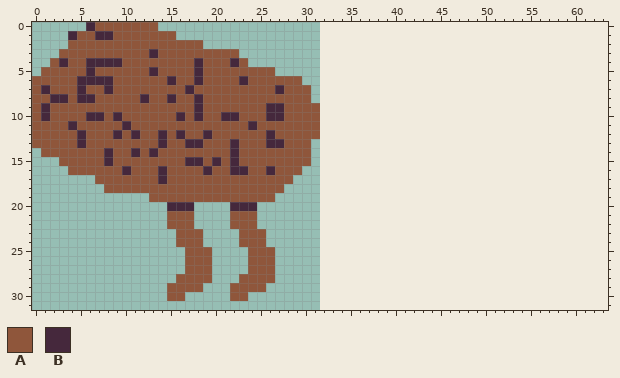
Edited in one commit: pixel-art file (Assets/Vivian Sprites/tater leap left-Sheet.aseprite). The picture above is the old version.
32x32 pixels, 1 frame. The old version is drawn lined up with the new one, on the new canvas.
Palette (. is transparent): A #8f563b  B #45283c
Pixels before, first column x 0:
 0 ......BAAAAAAA..................
 1 ....BAABBAAAAAAA................
 2 ....AAAAAAAAAAAAAAA.............
 3 ...AAAAAAAAAABAAAAAAAAA.........
 4 ..ABAABBBBAAAAAAAABAAABA........
 5 .AAAAABAAAAAABAAAABAAAAAAAA.....
 6 AAAAABBBBAAAAAABAABAAAABAAAAAA..
 7 ABAAABAABAAAAAAAABAAAAAAAAABAAA.
 8 AABBABBAAAAABAABAABAAAAAAAAAAAA.
 9 ABAAAAAAAAAAAAAAAABAAAAAAABBAAAA
10 ABAAAABBABAAAAAABABAABBAAABBAAAA
11 AAAABAAAAABAAAAAAAAAAAAABAAAAAAA
12 AAAAABAAABABAABABAABAAAAAABAAAAA
13 AAAAABAAAAAAAABAABBAAABAAABBAAA.
14 .AAAAAAABAABABAAAAAAAABAAAAAAAA.
15 ...AAAAABAAAAAAAABBABABAAAAAAAA.
16 ....AAAAAABAAABAAAABAABBAABAAA..
17 .......AAAAAAABAAAAAAAAAAAAAA...
18 ........AAAAAAAAAAAAAAAAAAAA....
19 .............AAAAAAAAAAAAAA.....
20 ...............BBB....BBB.......
21 ...............AAA....AAA.......
22 ...............AAA....AAA.......
23 ................AAA....AAA......
24 ................AAA....AAA......
25 .................AAA....AAA.....
26 .................AAA....AAA.....
27 .................AAA....AAA.....
28 ................AAAA...AAAA.....
29 ...............AAAA...AAAA......
30 ...............AA.....AA........
After:
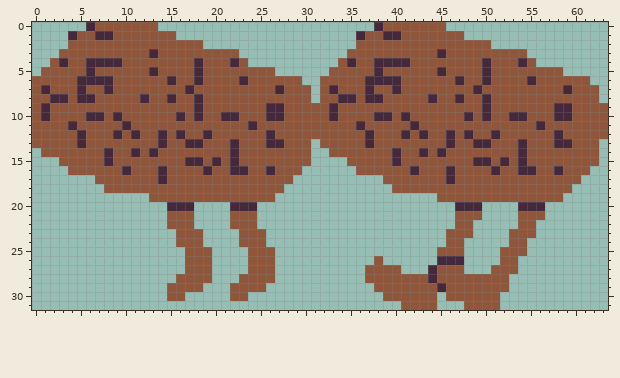
Changes in this commit:
canvas 32x32 -> 64x32
Colour A now appears in row 0 at x 39 to 45; in row 1 at x 37 to 38 and 41 to 47; in row 2 at x 36 to 50; in row 3 at x 35 to 44 and 46 to 54; in row 4 at x 34, 36 to 37, 42 to 49, 51 to 53 and 55; in row 5 at x 33 to 37, 39 to 44, 46 to 49 and 51 to 58.
Colour A now appears in row 6 at x 32 to 36, 41 to 46, 48 to 49, 51 to 54 and 56 to 61; in row 7 at x 32, 34 to 36, 38 to 39, 41 to 48, 50 to 58 and 60 to 62; in row 8 at x 32 to 33, 36, 39 to 43, 45 to 46, 48 to 49 and 51 to 62; in row 9 at x 32, 34 to 49, 51 to 57 and 60 to 63; in row 10 at x 32, 34 to 37, 40, 42 to 47, 49, 51 to 52, 55 to 57 and 60 to 63; in row 11 at x 32 to 35, 37 to 41, 43 to 55 and 57 to 63.
Colour A now appears in row 12 at x 32 to 36, 38 to 40, 42, 44 to 45, 47, 49 to 50, 52 to 57 and 59 to 63; in row 13 at x 32 to 36, 38 to 45, 47 to 48, 51 to 53, 55 to 57 and 60 to 62; in row 14 at x 33 to 39, 41 to 42, 44, 46 to 53 and 55 to 62; in row 15 at x 35 to 39, 41 to 48, 51, 53 and 55 to 62; in row 16 at x 36 to 41, 43 to 45, 47 to 50, 52 to 53, 56 to 57 and 59 to 61; in row 17 at x 39 to 45 and 47 to 60.
Colour A now appears in row 18 at x 40 to 59; in row 19 at x 45 to 58; in row 21 at x 47 to 49 and 54 to 56; in row 22 at x 47 to 48 and 54 to 55; in row 23 at x 46 to 48 and 53 to 55; in row 24 at x 46 to 47 and 53 to 54.
Colour A now appears in row 25 at x 45 to 47 and 52 to 54; in row 26 at x 38 and 52 to 53; in row 27 at x 37 to 40, 45 to 47 and 51 to 53; in row 28 at x 37 to 43 and 45 to 52; in row 29 at x 38 to 44 and 46 to 52; in row 30 at x 39 to 44 and 46 to 51.
Colour A now appears in row 31 at x 41 to 44 and 48 to 51.
Colour B now appears in row 0 at x 38; in row 1 at x 36 and 39 to 40; in row 3 at x 45; in row 4 at x 35, 38 to 41, 50 and 54; in row 5 at x 38, 45 and 50; in row 6 at x 37 to 40, 47, 50 and 55.
Colour B now appears in row 7 at x 33, 37, 40, 49 and 59; in row 8 at x 34 to 35, 37 to 38, 44, 47 and 50; in row 9 at x 33, 50 and 58 to 59; in row 10 at x 33, 38 to 39, 41, 48, 50, 53 to 54 and 58 to 59; in row 11 at x 36, 42 and 56; in row 12 at x 37, 41, 43, 46, 48, 51 and 58.
Colour B now appears in row 13 at x 37, 46, 49 to 50, 54 and 58 to 59; in row 14 at x 40, 43, 45 and 54; in row 15 at x 40, 49 to 50, 52 and 54; in row 16 at x 42, 46, 51, 54 to 55 and 58; in row 17 at x 46; in row 20 at x 47 to 49 and 54 to 56.
Colour B now appears in row 26 at x 45 to 47; in rows 27 to 28 at x 44; in row 29 at x 45.
